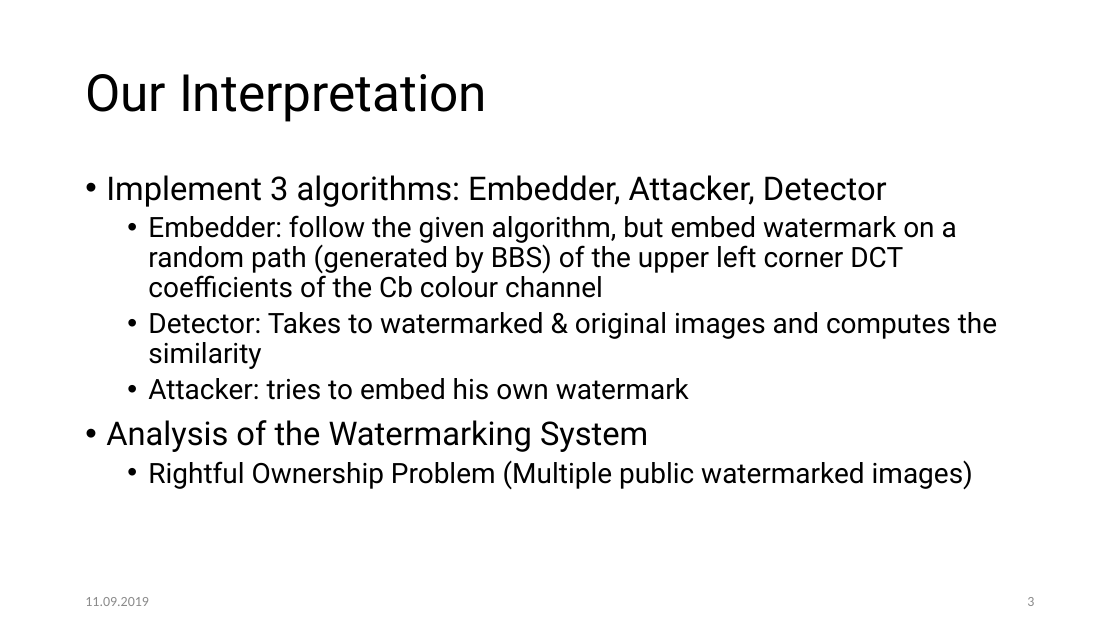
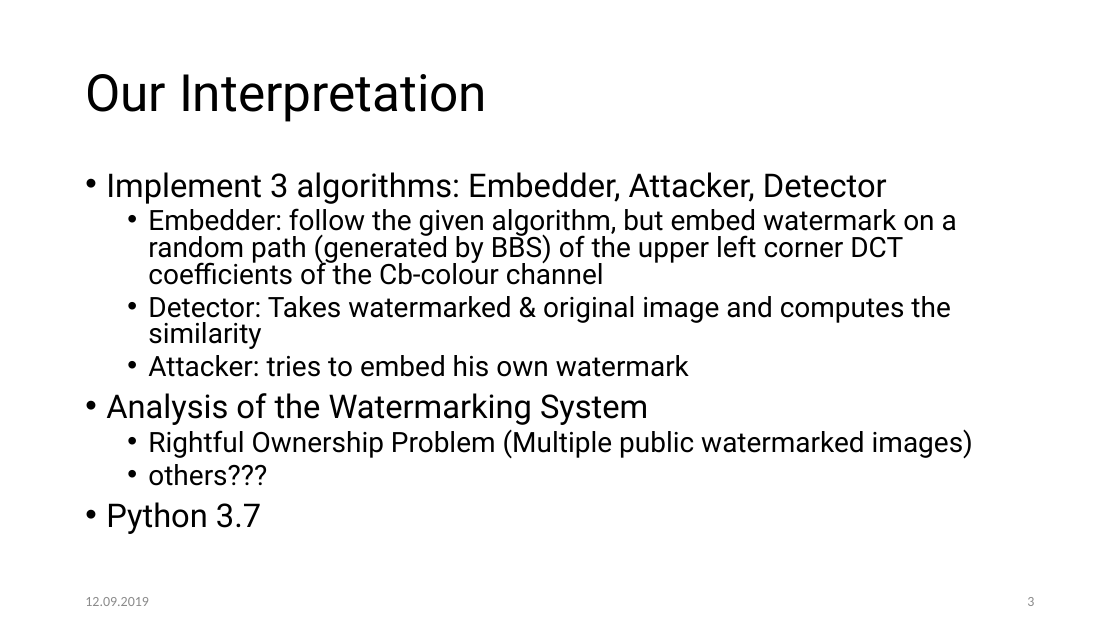
Before and after one commit to SarahBoening/Watermarking-Project, a slide deck: slide 3 of presentation/Presentation Group11.pptx. Drawn at 1120x630 pixels with LibreOffice and Linux fonts; fonts in the diff are those of the drawing; background and template pictures are left out. Boxes give left, top, right and bottom in pixels: in the first picture for what was removed or moved away, otherwise in the second. Text is boxed around its words. In the diff, an @@ line names an element or a change of style, - is before the commit and + after.

```diff
--- a/presentation/Presentation Group11.pptx
+++ b/presentation/Presentation Group11.pptx
@@ text at <box>106,172,973,458</box>: line spacing 0.9 to 0.8 @@
@@ text at <box>148,208,957,349</box>: text changed @@
-  • Embedder: follow the given algorithm, but embed watermark on a random path (generated by BBS) of the upper left corner DCT coefficients of the Cb colour channel
-  • Detector: Takes to watermarked & original images and computes the similarity
+  • Embedder: follow the given algorithm, but embed watermark on a random path (generated by BBS) of the upper left corner DCT coefficients of the Cb-colour channel
+  • Detector: Takes watermarked & original image and computes the similarity
@@ text at <box>106,464,267,534</box>: paragraphs added @@
+  • others???
+• Python 3.7
@@ text at <box>85,597,149,606</box>: text changed @@
-11.09.2019
+12.09.2019
```
Also in this commit, not shown: 5 other slides changed, 6 slides added, 7 other files.
